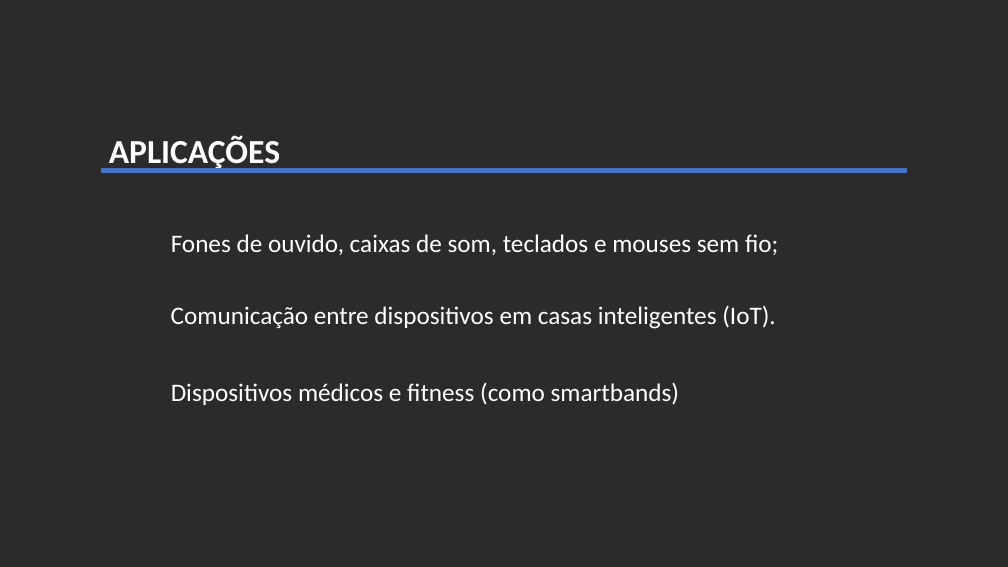
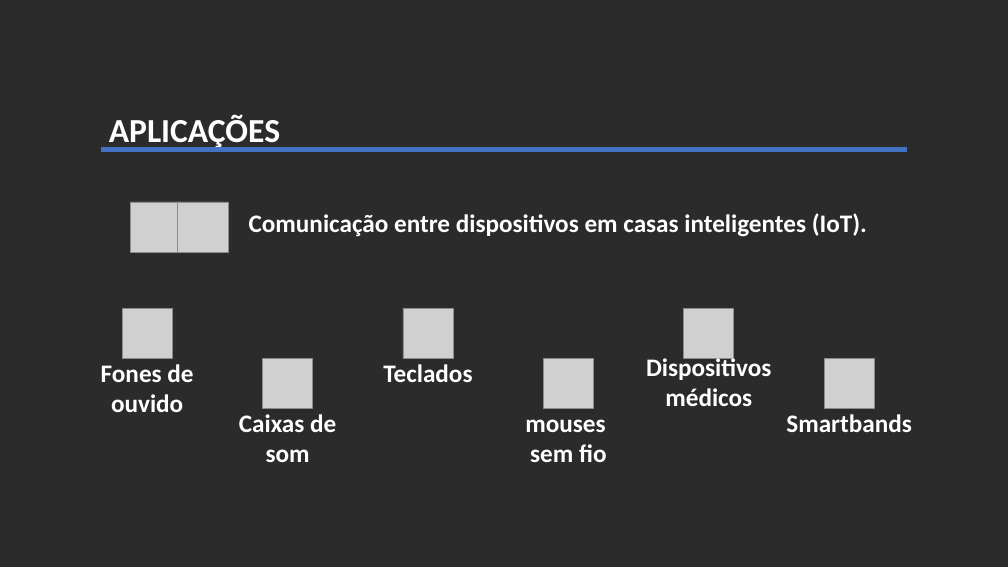
Before and after one commit to VandersonSenai/MODULO03, a slide deck: slide 6 of IoT/Apresentação Protocolos IoT BT.pptx. Drawn at 1008x567 pixels with LibreOffice and Linux fonts; fonts in the diff are those of the drawing; grey boxes stand for pictures; background and template pictures are left out; a plain dark background stands for a picture behind light text. Boxes give left, top, right and bottom in pixels: in the first picture for what was removed or moved away, otherwise in the second. Text is boxed around its words. In the diff, an @@ line names an element or a change of style, - is before the commit and + after.

Commit message:
IoT Apresentação

```diff
--- a/IoT/Apresentação Protocolos IoT BT.pptx
+++ b/IoT/Apresentação Protocolos IoT BT.pptx
@@ text "APLICAÇÕES": place and size @@
-text "APLICAÇÕES" at box(109, 135, 280, 171)
+text "APLICAÇÕES" at box(109, 114, 280, 150)
@@ line moved from (101, 171) - (907, 171) to (101, 150) - (907, 150) @@
@@ picture added at box(131, 202, 182, 252) @@
@@ picture added at box(177, 202, 228, 252) @@
@@ text "Comunicação entre dispositivos em casas ...": place and size @@
-text "Comunicação entre dispositivos em casas ..." at box(171, 305, 776, 329)
+text "Comunicação entre dispositivos em casas ..." at box(249, 213, 867, 237)
@@ text "Comunicação entre dispositivos em casas ..." at box(249, 213, 867, 237): bold on @@
@@ subtitle removed at box(171, 234, 778, 255) @@
-Fones de ouvido, caixas de som, teclados e mouses sem fio;
@@ picture added at box(123, 309, 172, 358) @@
@@ picture added at box(403, 309, 453, 358) @@
@@ picture added at box(684, 309, 734, 358) @@
@@ picture added at box(262, 358, 312, 408) @@
@@ picture added at box(544, 358, 594, 408) @@
@@ text added at box(646, 356, 771, 406), 24 pt, text #FFFFFF, bold @@
+Dispositivos médicos
@@ picture added at box(824, 358, 874, 408) @@
@@ text added at box(101, 364, 193, 412), 24 pt, text #FFFFFF, bold @@
+Fones de ouvido
@@ text removed at box(171, 382, 680, 405) @@
-Dispositivos médicos e fitness (como smartbands)
@@ text added at box(383, 364, 472, 382), 24 pt, text #FFFFFF, bold @@
+Teclados
@@ text added at box(239, 414, 336, 462), 24 pt, text #FFFFFF, bold @@
+Caixas de som
@@ text added at box(525, 419, 607, 462), 24 pt, text #FFFFFF, bold @@
+mouses
+sem fio
@@ text added at box(786, 414, 911, 432), 24 pt, text #FFFFFF, bold @@
+Smartbands
```
Also in this commit, not shown: 4 other slides changed, 12 slides added, 4 slides removed, 6 other files.
